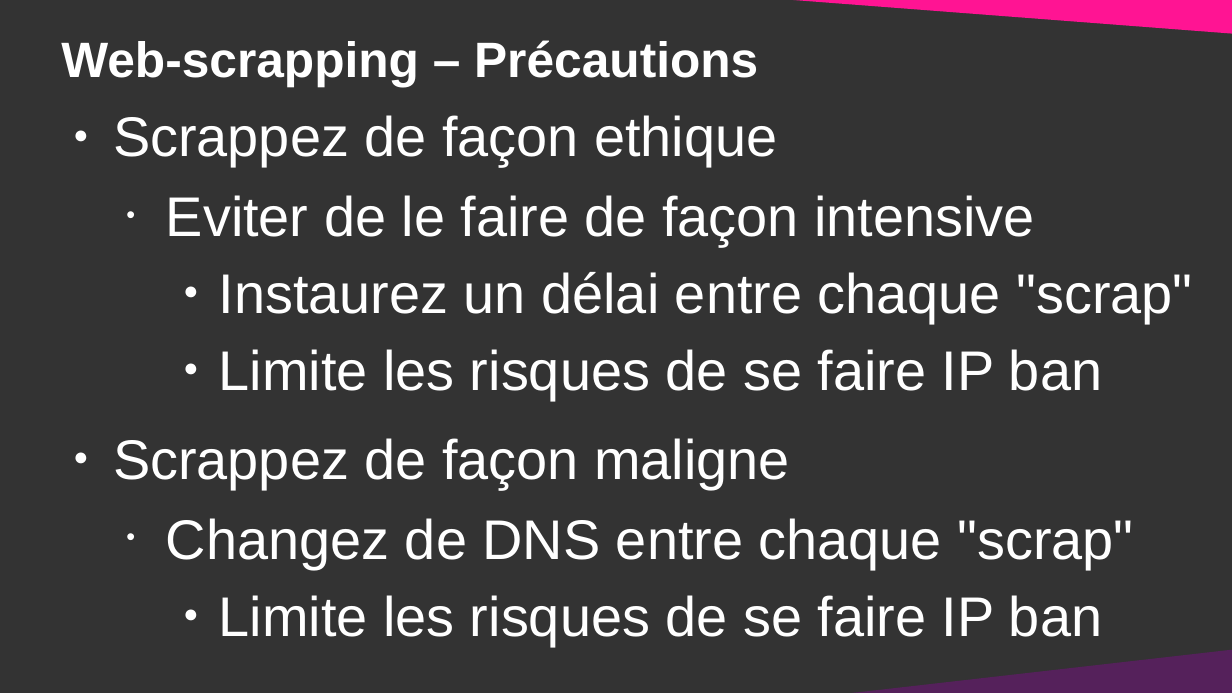
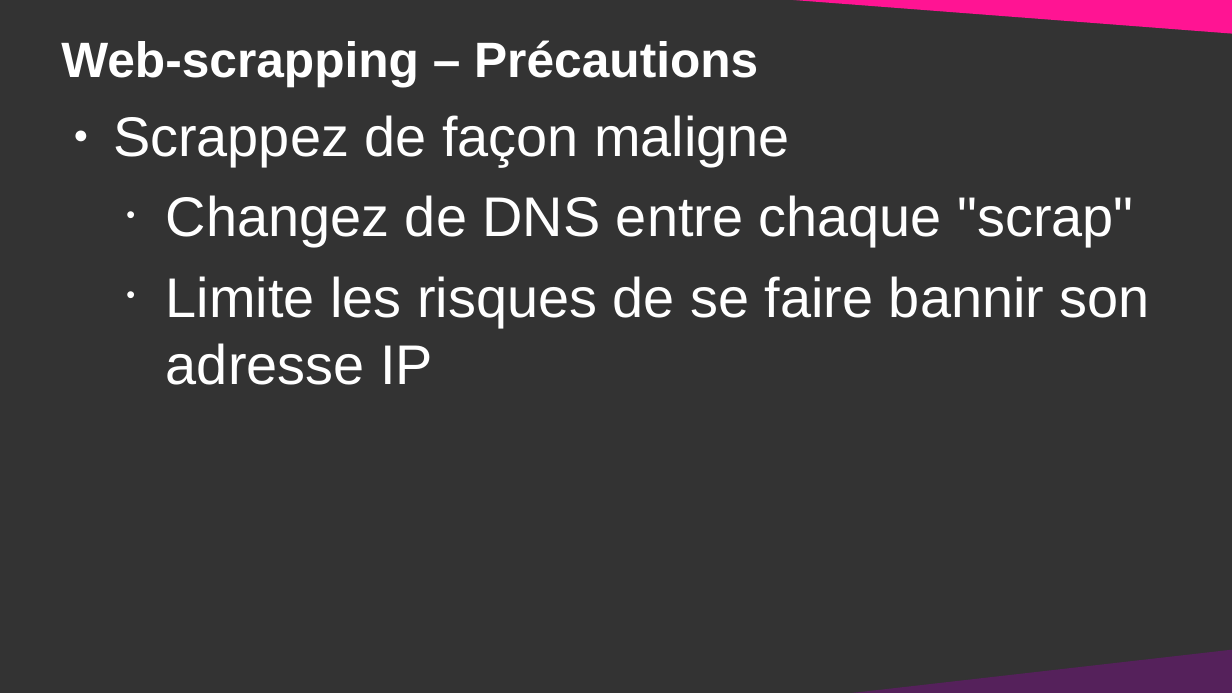
Before and after one commit to DanYellow/cours, a slide deck: slide 12 of data-journalisme-s4/travaux-pratiques/numero-2/presentation.odp (slide 18 before the commit). Drawn at 1232x693 pixels with LibreOffice and Linux fonts; fonts in the diff are those of the drawing. Boxes give left, top, right and bottom in pixels: in the first picture for what was removed or moved away, otherwise in the second. Text is boxed around its words. In the diff, an @@ line names an element or a change of style, - is before the commit and + after.

```diff
--- a/data-journalisme-s4/travaux-pratiques/numero-2/presentation.odp
+++ b/data-journalisme-s4/travaux-pratiques/numero-2/presentation.odp
@@ text at <box>113,115,1192,400</box>: paragraphs removed @@
-● Scrappez de façon ethique
-  • Eviter de le faire de façon intensive
-    ● Instaurez un délai entre chaque "scrap"
-    ● Limite les risques de se faire IP ban
@@ text at <box>166,276,1150,385</box>: text changed @@
-    ● Limite les risques de se faire IP ban
+  • Limite les risques de se faire bannir son adresse IP
```
Also in this commit, not shown: 3 other slides changed, 5 slides added, 16 slides removed, 8 other files.
